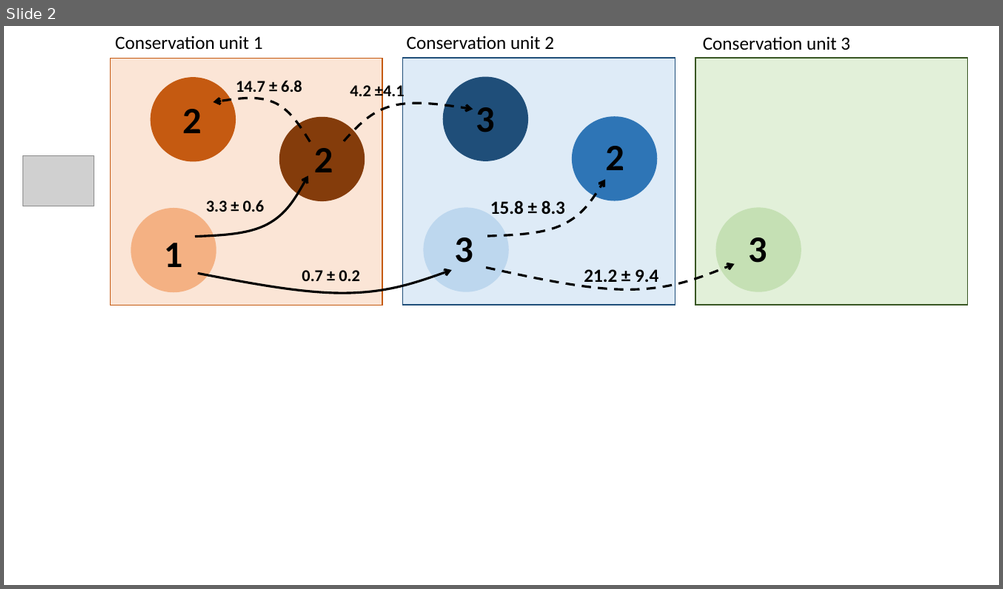
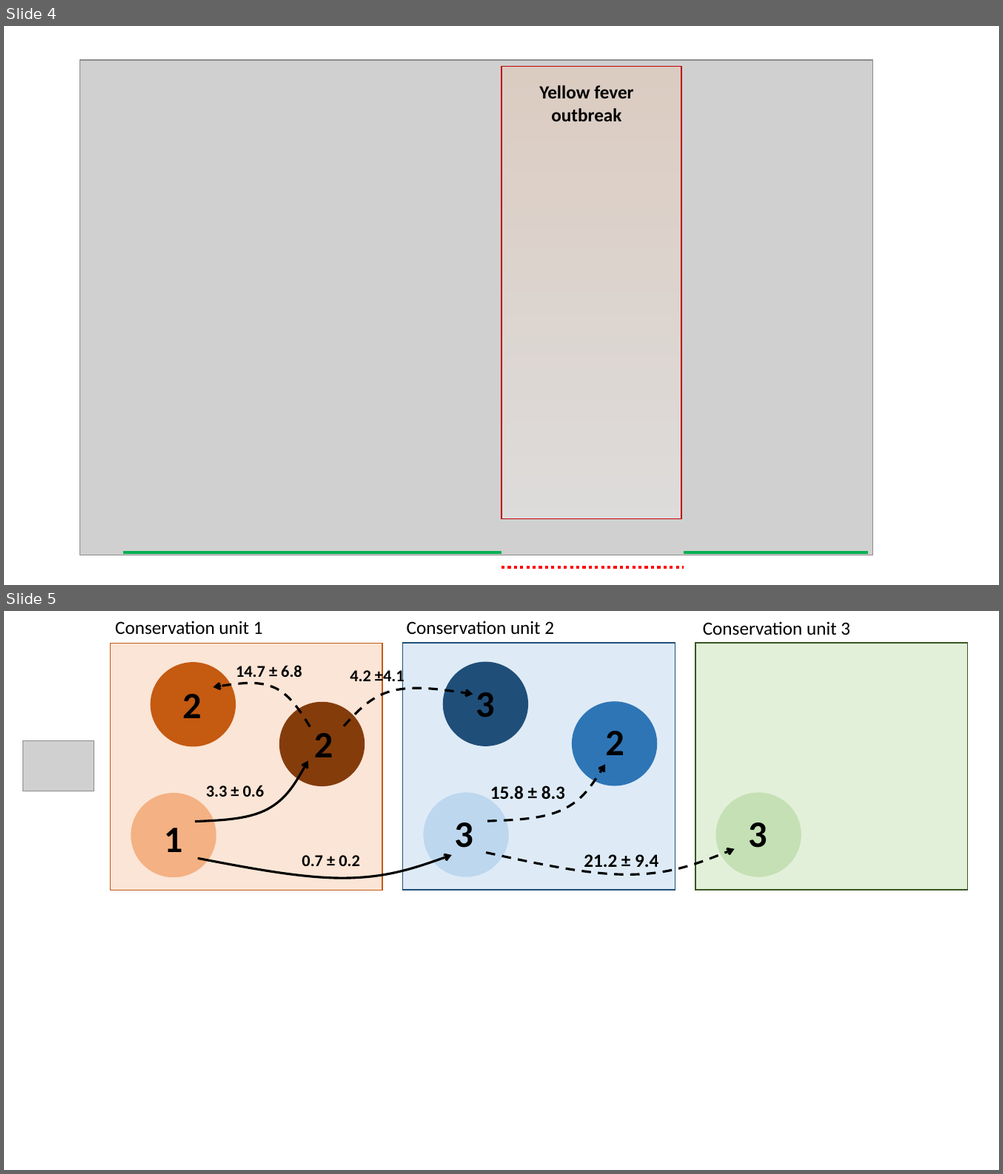
Before and after one commit to auponchon/GoldenLionTamarins, a slide deck: outputs/Figure_dispersal_probas.pptx. Shown one above the other, each under a label of ours: slide 2 before the commit, slides 4 and 5 after it. The pictures are 1003x589 and 1003x1174 pixels, drawn with LibreOffice and Linux fonts; fonts in the diff are those of the drawing; grey boxes stand for pictures. Boxes give left, top, right and bottom in pixels: in the first picture for what was removed or moved away, otherwise in the second. Text is boxed around its words. In the diff, an @@ line names an element or a change of style, - is before the commit and + after.

```diff
--- a/outputs/Figure_dispersal_probas.pptx
+++ b/outputs/Figure_dispersal_probas.pptx
@@ slide 4 added at bbox=[4, 26, 999, 585], background #FFFFFF @@
@@ picture added at bbox=[79, 60, 873, 556] @@
@@ rectangle added at bbox=[502, 66, 681, 520], fill gradient #F7C5A2 to #FEF8F5, outline #C00000 1 pt @@
@@ text added at bbox=[539, 85, 633, 121], 18 pt, text #000000, bold @@
+Yellow fever outbreak
@@ line added from (123, 553) to (502, 553), #00B050 3 pt @@
@@ line added from (684, 553) to (868, 553), #00B050 3 pt @@
@@ line added from (502, 568) to (684, 568), #FF0000 3 pt dashed @@
@@ what was slide 2 is now slide 5 @@
```
Also in this commit, not shown: 1 slide changed, 5 other slides added, 5 other files.
